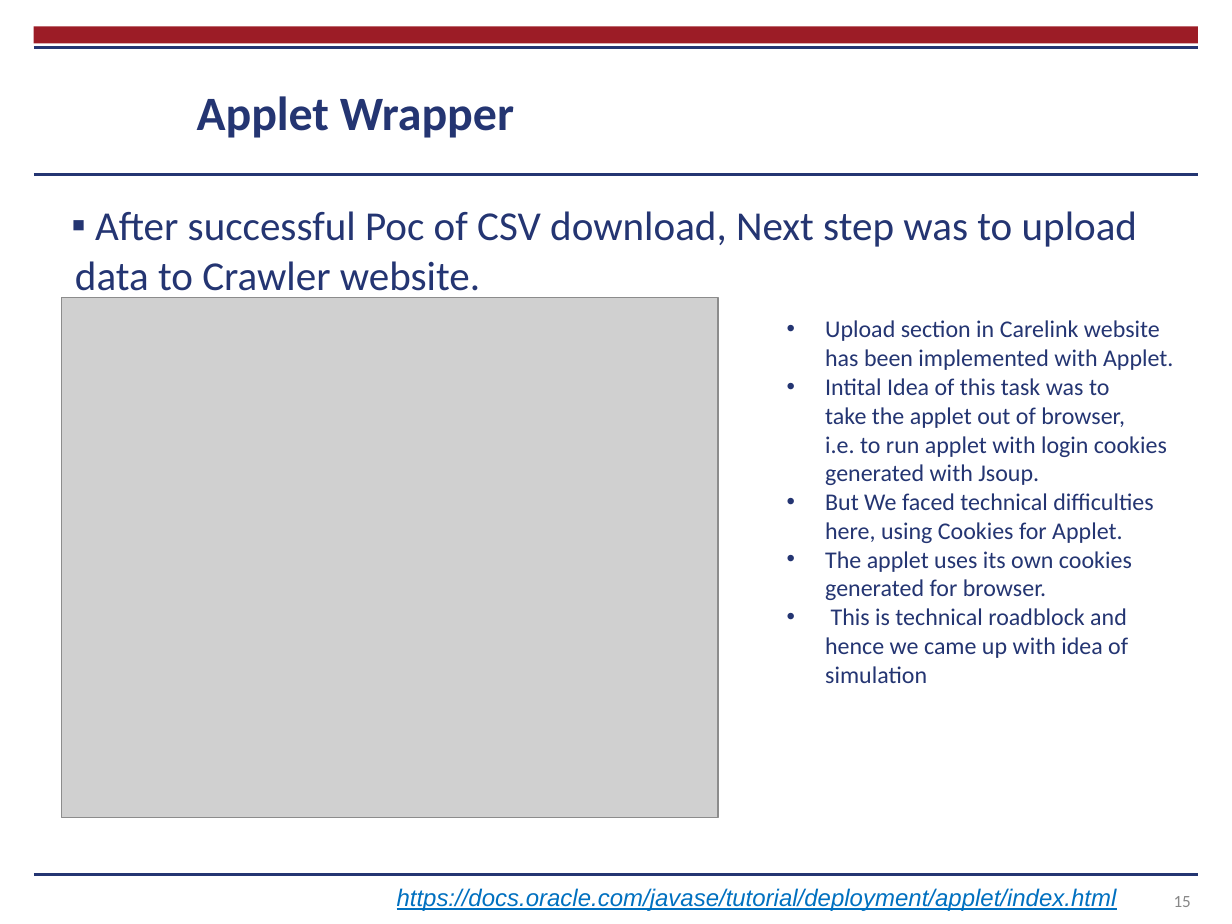
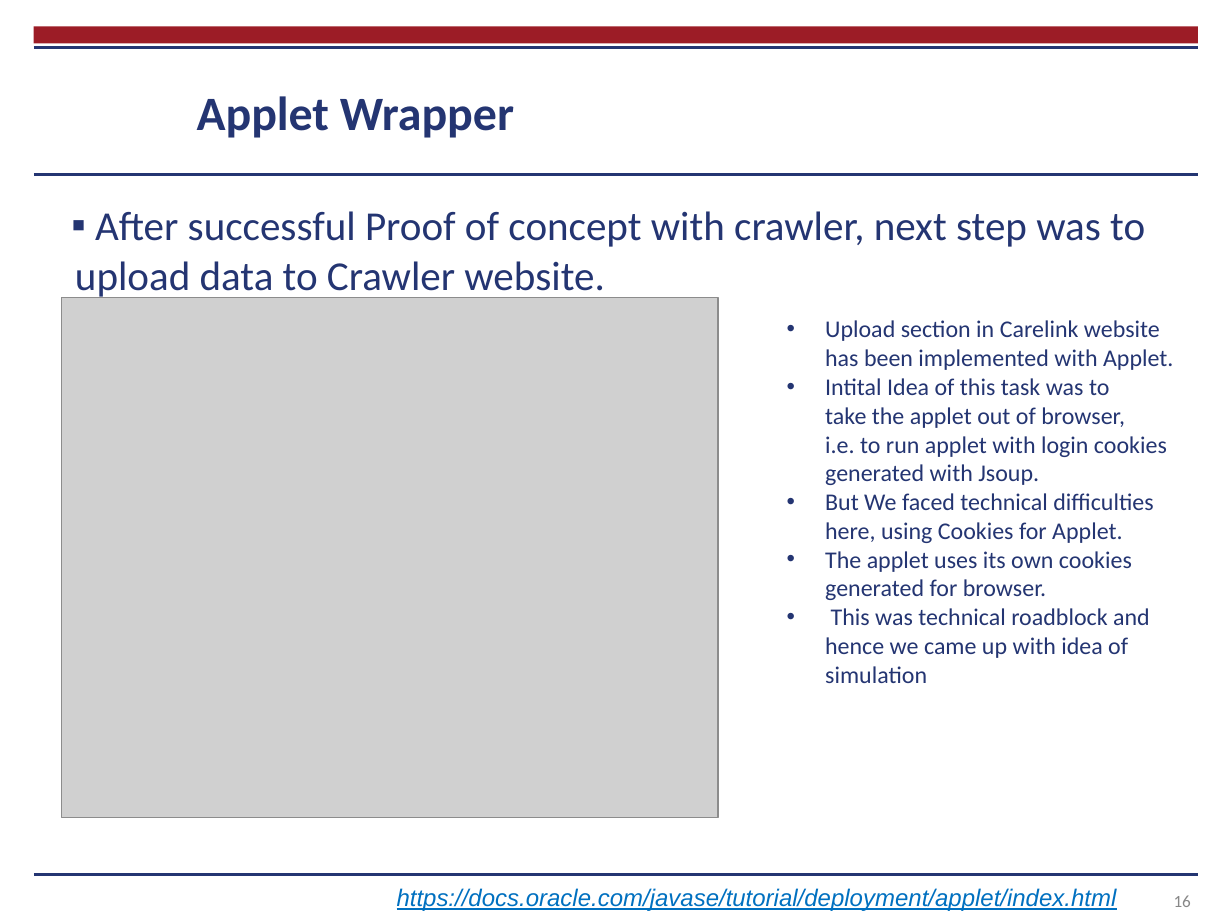
Before and after one commit to chikhalenakush/Report, a slide deck: slide 16 of Thesis presentation.pptx (slide 15 before the commit). Drawn at 1232x924 pixels with LibreOffice and Linux fonts; fonts in the diff are those of the drawing; grey boxes stand for pictures; background and template pictures are left out. Boxes give left, top, right and bottom in pixels: in the first picture for what was removed or moved away, otherwise in the second. Text is boxed around its words. In the diff, an @@ line names an element or a change of style, - is before the commit and + after.

```diff
--- a/Thesis presentation.pptx
+++ b/Thesis presentation.pptx
@@ text at box(75, 211, 1145, 300): text changed @@
-▪ After successful Poc of CSV download, Next step was to upload data to Crawler website.
+▪ After successful Proof of concept with crawler, next step was to upload data to Crawler website.
@@ text at box(825, 608, 1150, 683): text changed @@
-• This is technical roadblock and hence we came up with idea of simulation
+• This was technical roadblock and hence we came up with idea of simulation
@@ page number at box(1174, 895, 1191, 907): text changed @@
-15
+16
```
Also in this commit, not shown: 12 other slides changed, 2 slides added, 1 other file.
